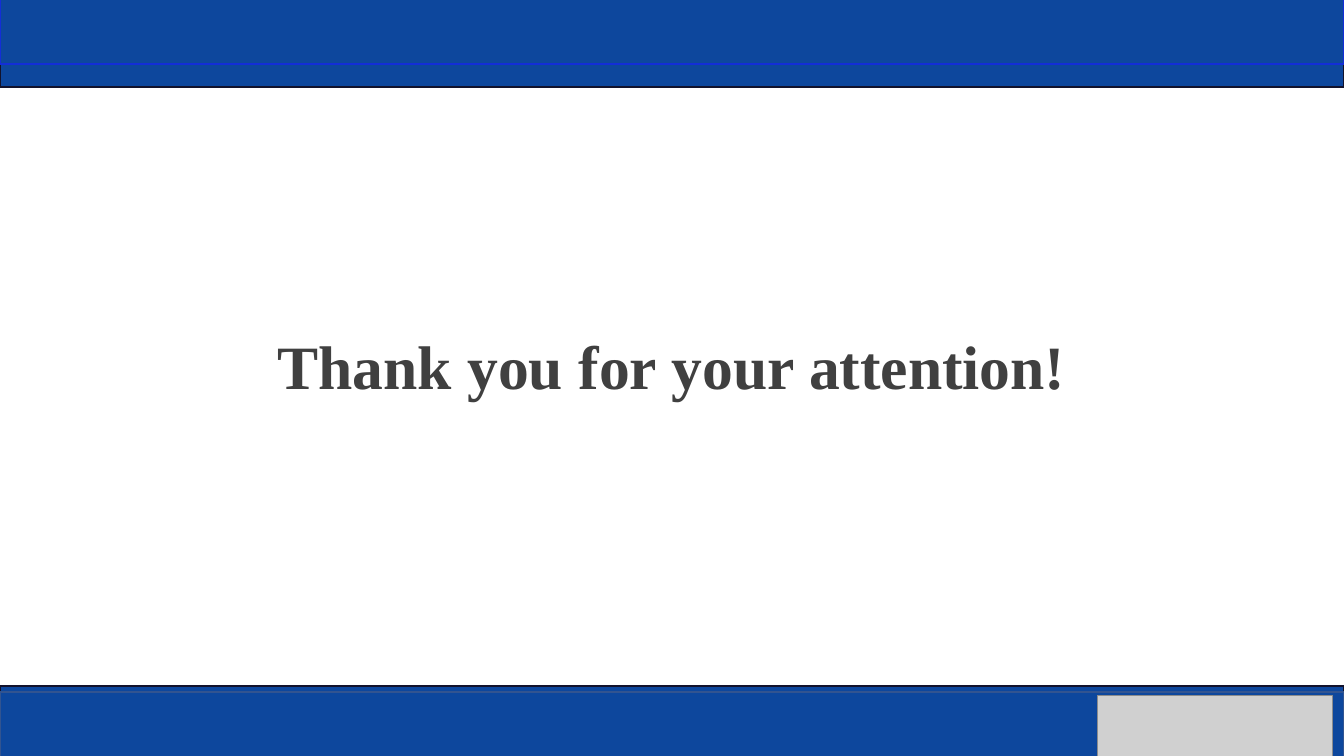
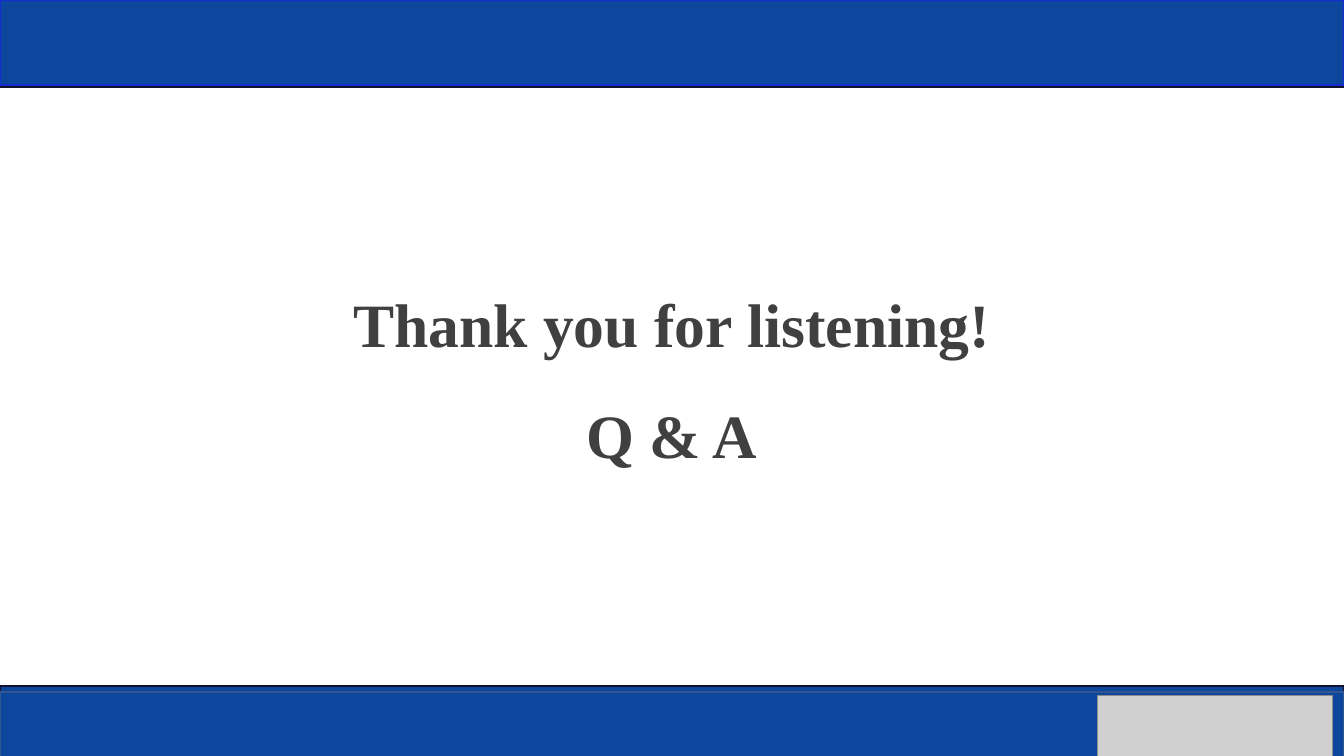
Before and after one commit to jackfromeast/UoPGadget, a slide deck: slide 21 of .assets/PPAEG-final-presentation.pptx (slide 19 before the commit). Drawn at 1344x756 pixels with LibreOffice and Linux fonts; fonts in the diff are those of the drawing; grey boxes stand for pictures; background and template pictures are left out. Boxes give left, top, right and bottom in pixels: in the first picture for what was removed or moved away, otherwise in the second. Text is boxed around its words. In the diff, an @@ line names an element or a change of style, - is before the commit and + after.

```diff
--- a/.assets/PPAEG-final-presentation.pptx
+++ b/.assets/PPAEG-final-presentation.pptx
@@ rectangle: place and size @@
-rectangle at [0, 0, 1344, 64]
+rectangle at [0, 0, 1344, 85]
@@ title at [353, 303, 990, 468]: text changed @@
-Thank you for your attention!
+Thank you for listening!
+Q & A
```
Also in this commit, not shown: 9 other slides changed, 2 slides added, 3 other files.
